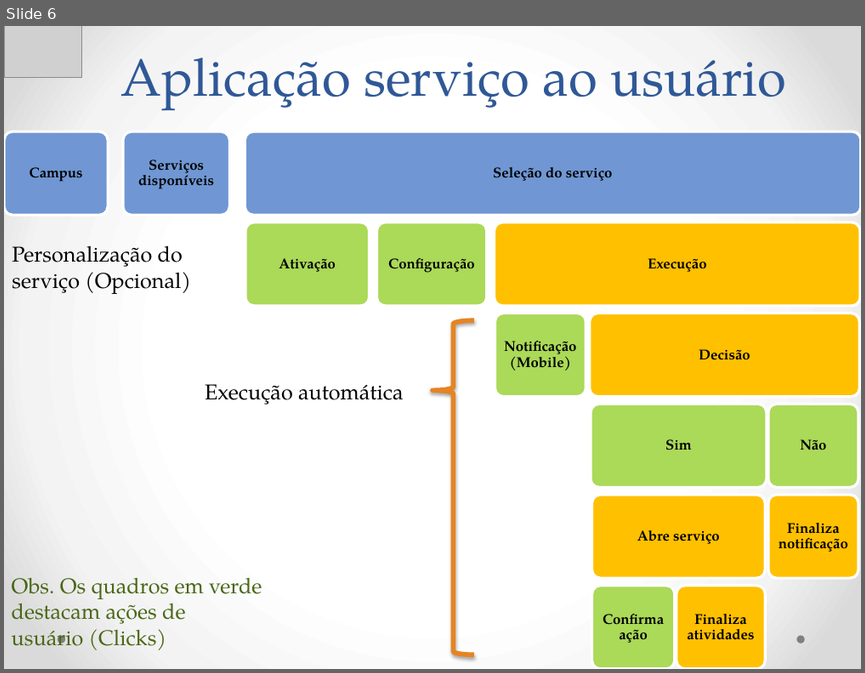
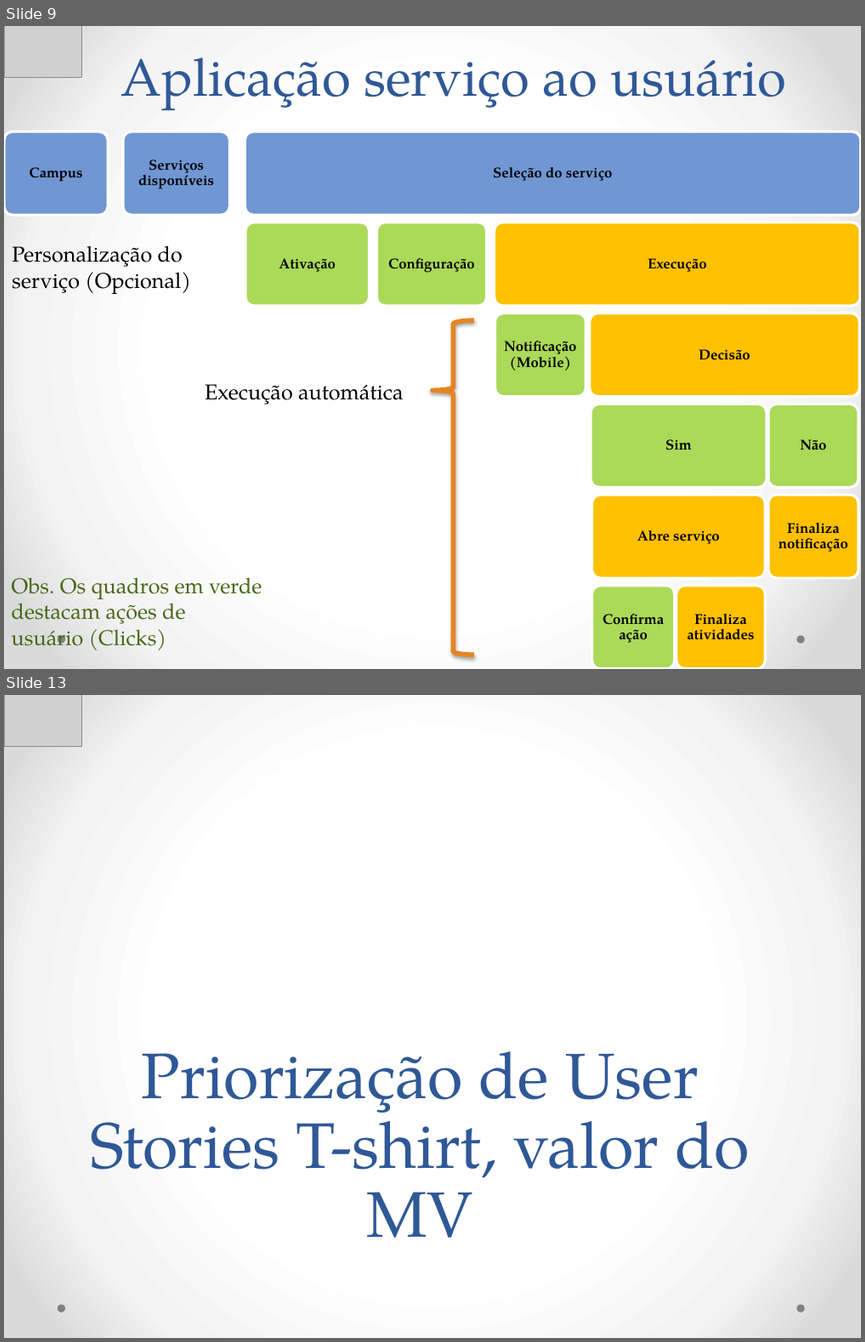
Before and after one commit to Neimarmg/TCC, a slide deck: Ppt.pptx. Shown one above the other, each under a label of ours: slide 6 before the commit, slides 9 and 13 after it; the slides between them are not shown. The pictures are 865x673 and 865x1342 pixels, drawn with LibreOffice and Linux fonts; fonts in the diff are those of the drawing; grey boxes stand for pictures. Boxes give left, top, right and bottom in pixels: in the first picture for what was removed or moved away, otherwise in the second. Text is boxed around its words. In the diff, an @@ line names an element or a change of style, - is before the commit and + after.

```diff
--- a/Ppt.pptx
+++ b/Ppt.pptx
@@ slide 13 added at [4,695,861,1338], background gradient #FFFFFF to #F4F4F4 to #DADADA; not listed: 2 template elements that a slide beside it also shows @@
@@ picture added at [4,695,82,746] @@
@@ title added at [90,1051,749,1237], 54 pt, text #2F5897 @@
+Priorização de User Stories T-shirt, valor do MV
@@ what was slide 6 is now slide 9 @@
```
Also in this commit, not shown: 19 other slides added.
